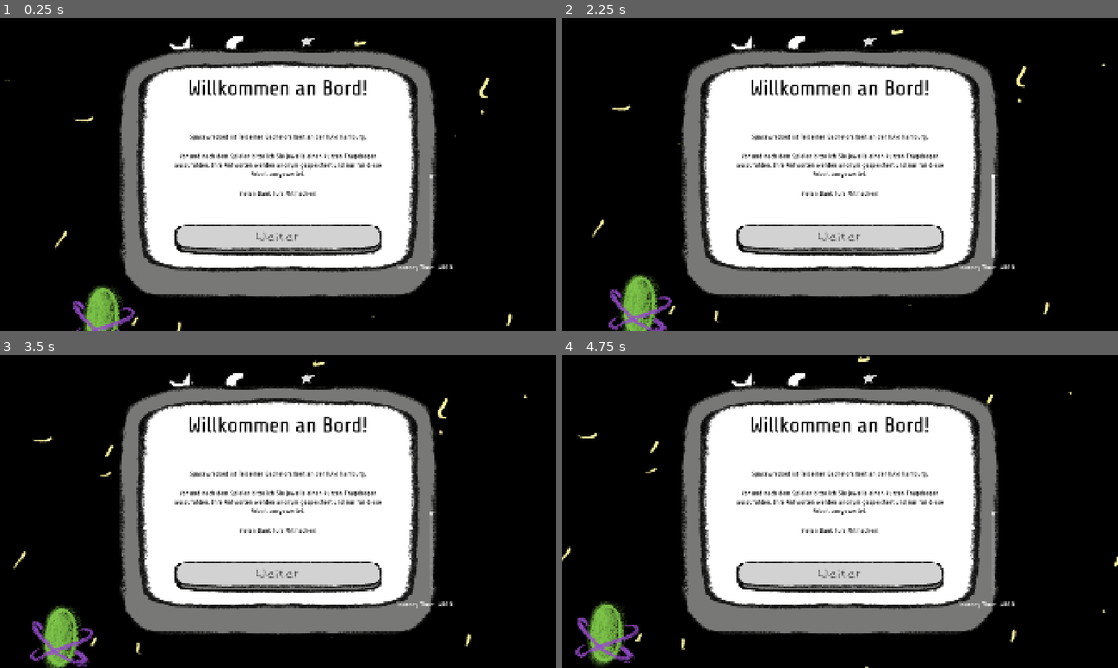
Above: before the commit, frames 1-4 (two rows, left to right).
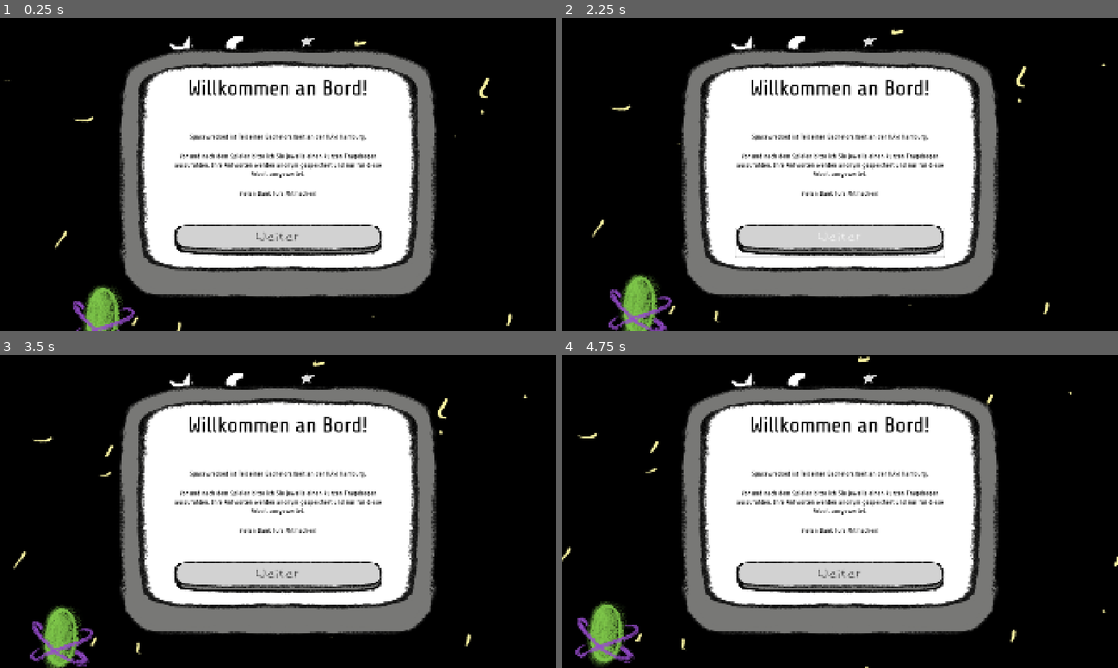
Above: after the commit, the same moments.

Repository: xxPigelxx/spacewrecked
Game: Godot game, scene res://Scenes/Menu/MainMenu.tscn
Two runs of this game, one before a commit and one after it. Both use one fixed random seed, a clock stepped at 60 frames per second and the inputs below. Sound files missing from this copy of the repository are replaced by a short silence.
Inputs (mouse positions are in pixels of both pictures, inside the frame that each line leads up to):
- Up to frame 1 (0.25 s): no input
- Up to frame 2 (2.25 s): tap Enter at 0.5 s; move the mouse to (962, 158) at 0.52 s; hold Right (move_right) 0.53-1.25 s; hold Q (drain) 0.53-1.25 s; click (962, 158) at 0.67 s; drag from (728, 190) to (812, 237) at 1.27 s; move the mouse to (895, 105) at 2.02 s; hold Right (move_right) from 2.03 s (still down); hold E (interact) from 2.03 s (still down)
- Up to frame 3 (3.5 s): release Right (move_right) at 2.75 s; release E (interact) at 2.75 s; drag from (250, 574) to (111, 464) at 2.77 s
- Up to frame 4 (4.75 s): move the mouse to (1006, 558) at 3.52 s; hold A (move_left) 3.53-4.25 s; hold Shift (run) 3.53-4.25 s; drag from (673, 464) to (756, 433) at 4.27 s

The runs differ from the first frame. In frame 1, 0.2% of the frame differs, in the area x 71-82%, y 50-81%; in frame 2, 0.4%, in the area x 31-82%, y 50-81%; in frame 3, 0.2%; in frame 4, 0.2%.

Commit message:
Hide main menu slider and disable MCP plugin
Sets the MainMenu VSlider to `visible = false` so it no longer appears in the UI, and removes the `godot_mcp` editor plugin from `project.godot` so it is no longer auto-enabled in the project settings.

Diff:
--- a/Scenes/Menu/MainMenu.tscn
+++ b/Scenes/Menu/MainMenu.tscn
@@ -229,6 +229,7 @@
 script = ExtResource("4_ghw46")
 
 [node name="VSlider" type="VSlider" parent="." unique_id=65191068]
+visible = false
 layout_mode = 0
 offset_left = 509.0
 offset_top = -1.0
--- a/project.godot
+++ b/project.godot
@@ -32,10 +32,6 @@
 window/stretch/mode="canvas_items"
 window/vsync/vsync_mode=0
 mouse_cursor/custom_image="uid://gctau36faoia"
-
-[editor_plugins]
-
-enabled=PackedStringArray("res://addons/godot_mcp/plugin.cfg")
 
 [input]
 
